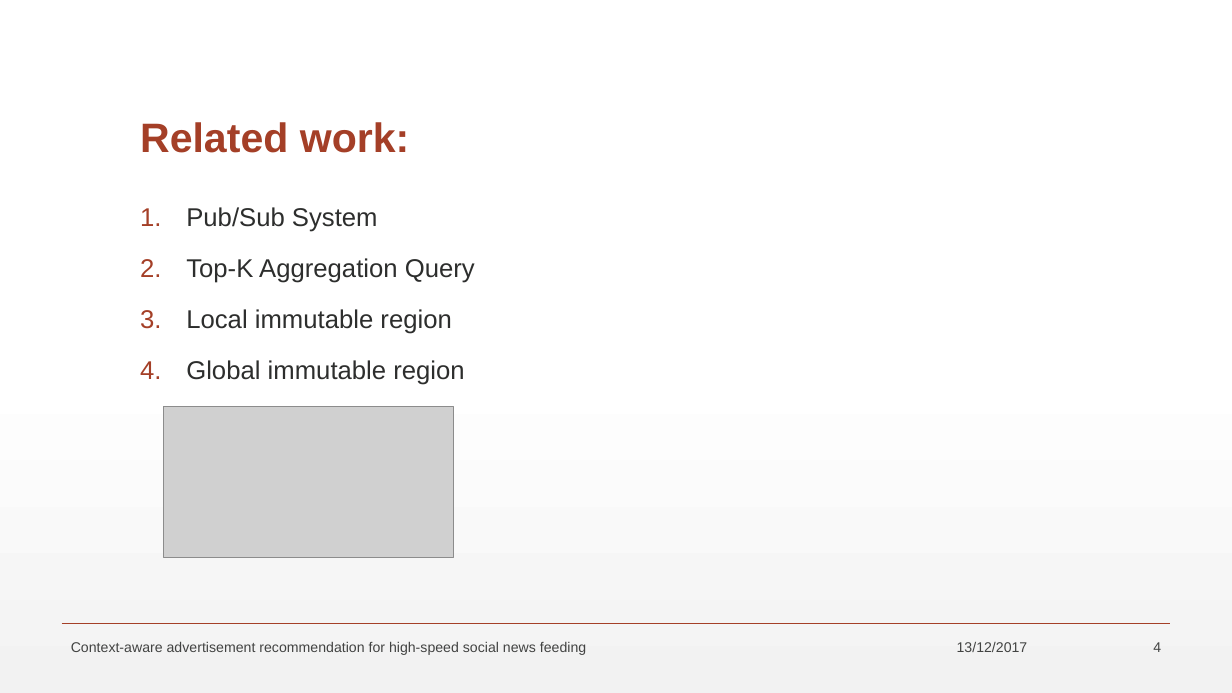
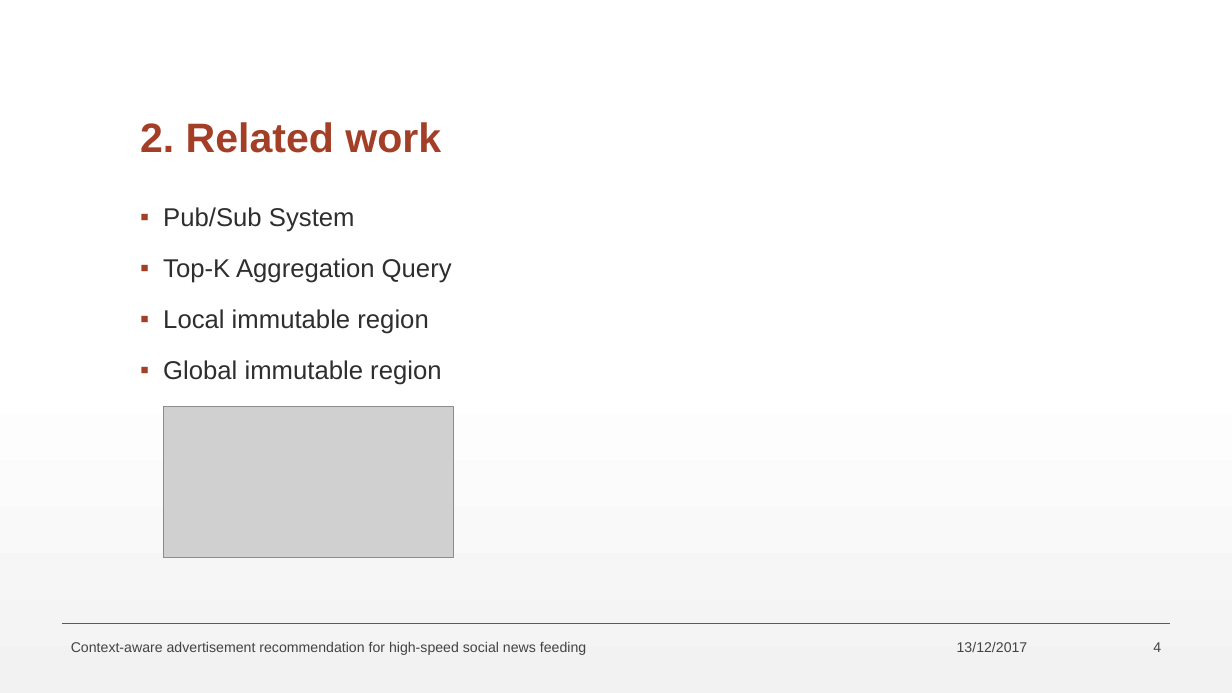
Before and after one commit to maltahan/Seminar, a slide deck: slide 4 of SeminarPresentation.pptx. Drawn at 1232x693 pixels with LibreOffice and Linux fonts; fonts in the diff are those of the drawing; grey boxes stand for pictures. Boxes give left, top, right and bottom in pixels: in the first picture for what was removed or moved away, otherwise in the second. Text is boxed around its words. In the diff, an @@ line names an element or a change of style, - is before the commit and + after.

```diff
--- a/SeminarPresentation.pptx
+++ b/SeminarPresentation.pptx
@@ title at (140,122,441,153): text changed @@
-Related work:
+2. Related work
@@ text "Pub/Sub System" at (163,207,452,385): bullet 1. to ▪ @@
```
Also in this commit, not shown: 10 other slides changed, 3 slides added.
